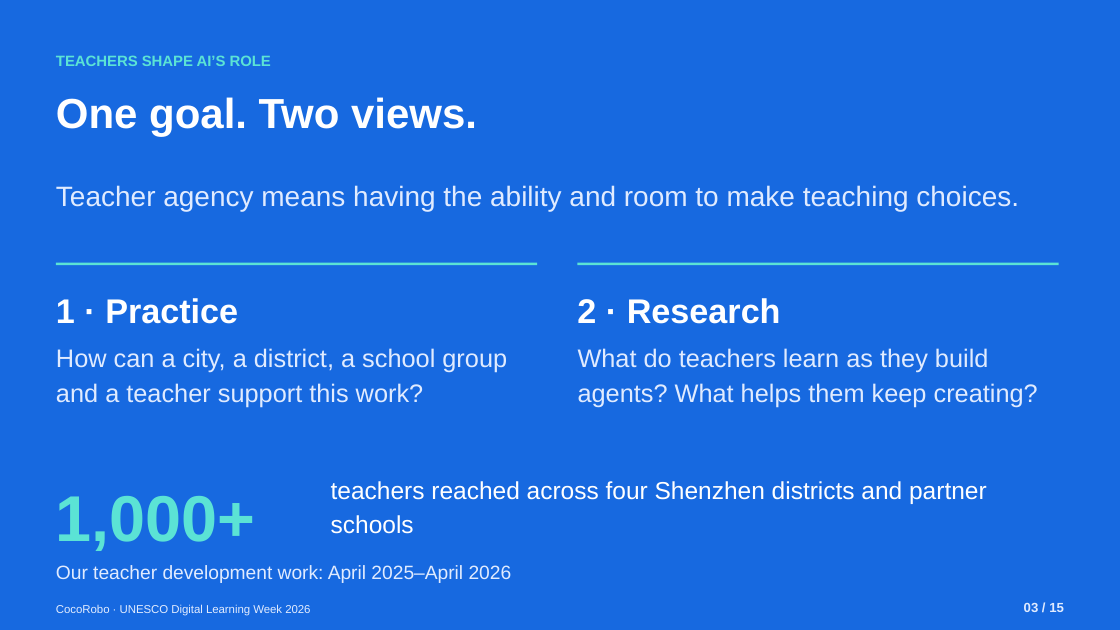
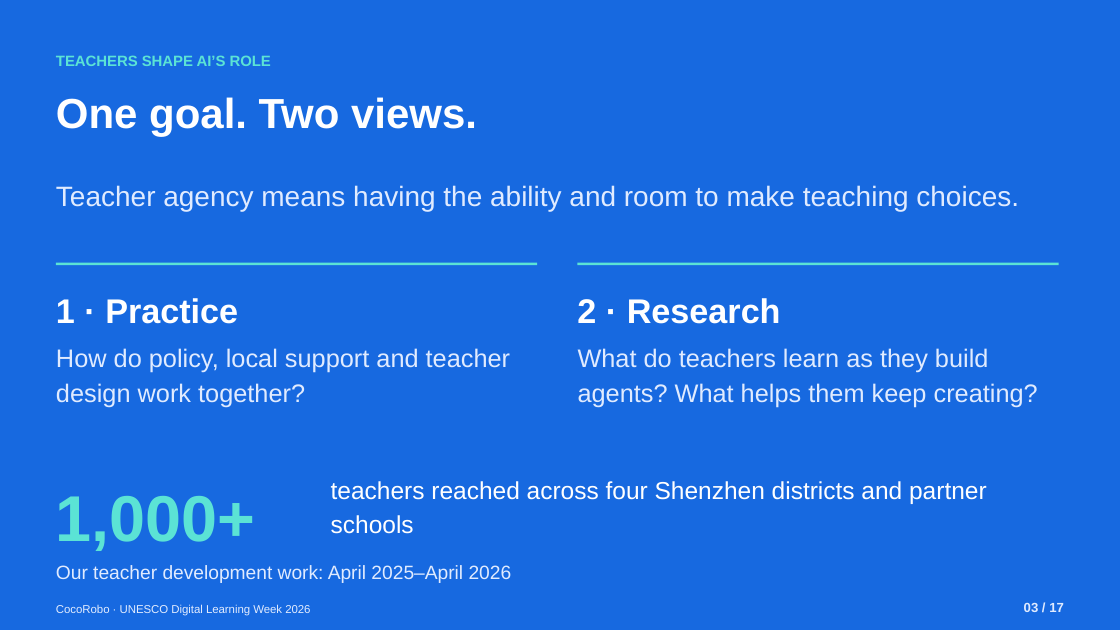
Before and after one commit to tonyxinvip/slides, a slide deck: slide 3 of teacher-agent-creators-10min/downloads/UNESCO_Teacher_AI_Agents_EN.pptx. Drawn at 1120x630 pixels with LibreOffice and Linux fonts; fonts in the diff are those of the drawing. Boxes give left, top, right and bottom in pixels: in the first picture for what was removed or moved away, otherwise in the second. Text is boxed around its words. In the diff, an @@ line names an element or a change of style, - is before the commit and + after.

Commit message:
Expand UNESCO talk to 17 slides with Guangdong policy, research rationale, timeline and four-partner RPP model

```diff
--- a/teacher-agent-creators-10min/downloads/UNESCO_Teacher_AI_Agents_EN.pptx
+++ b/teacher-agent-creators-10min/downloads/UNESCO_Teacher_AI_Agents_EN.pptx
@@ text at <box>56,348,510,407</box>: text changed @@
-How can a city, a district, a school group and a teacher support this work?
+How do policy, local support and teacher design work together?
@@ text at <box>1024,603,1064,612</box>: text changed @@
-03 / 15
+03 / 17
```
Also in this commit, not shown: 10 other slides changed, 4 slides added, 2 slides removed, 10 other files.
